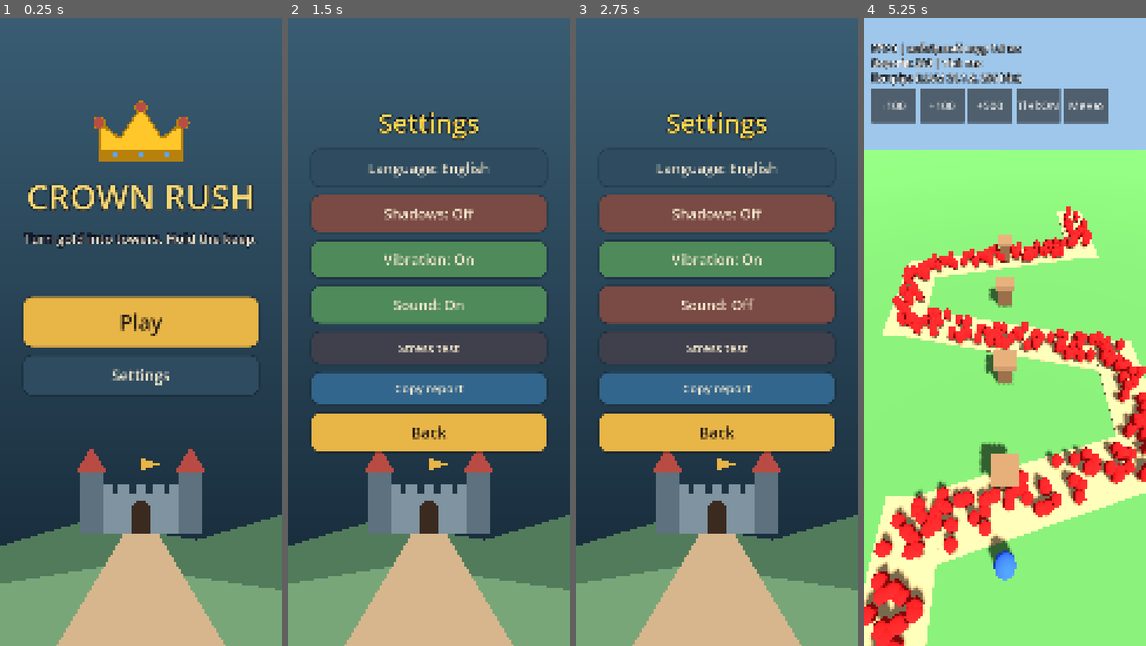
Above: before the commit, frames 1-4 (left to right).
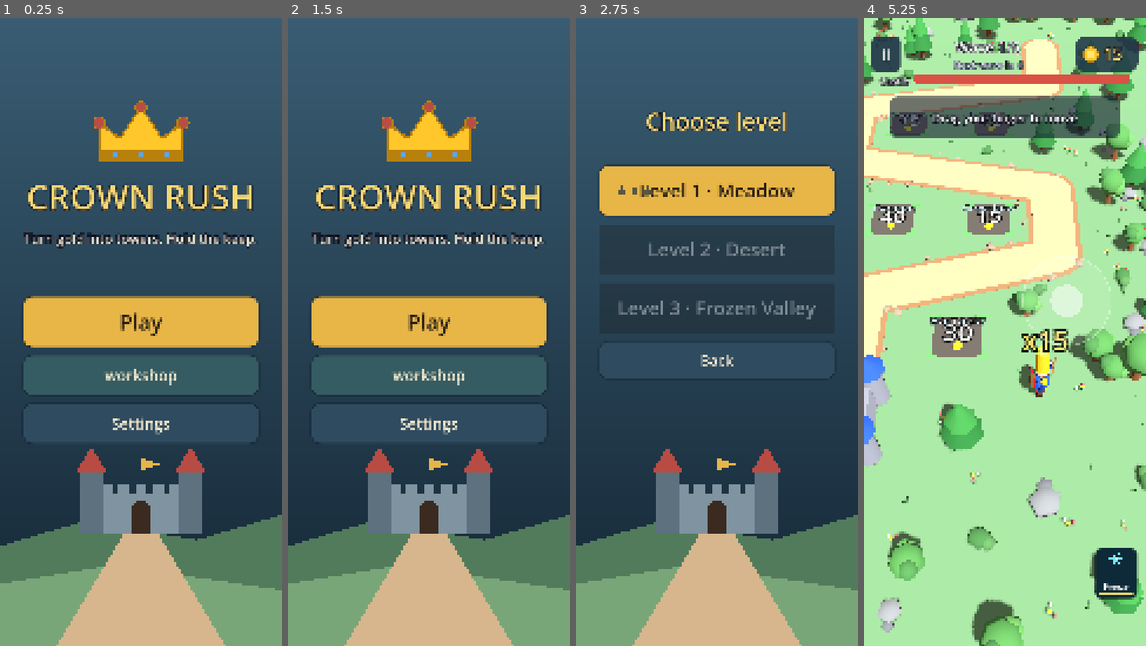
Above: after the commit, the same moments.

Repository: legioner666/Game-
Game: Godot game, scene res://main.tscn
Two runs of this game, one before a commit and one after it. Both use one fixed random seed, a clock stepped at 60 frames per second and the inputs below.
Inputs (mouse positions are in pixels of both pictures, inside the frame that each line leads up to):
- Up to frame 1 (0.25 s): no input
- Up to frame 2 (1.5 s): click (429, 375) at 0.5 s, where only the run after the commit has a clickable "workshop"; click "Shadows: On" (after the commit: "Back") at 1.25 s
- Up to frame 3 (2.75 s): click (717, 319) at 2 s, where only the run after the commit has a clickable "Play"
- Up to frame 4 (5.25 s): click (1005, 187) at 2.75 s, where only the run after the commit has a clickable "Level 1 · Meadow"; click (886, 55) at 3.5 s, where only the run after the commit has a clickable "II"; click (1005, 338) at 4.25 s, where only the run after the commit has a clickable "Restart"; move the mouse to (1067, 300) at 5.02 s; hold Right (ui_right) from 5.03 s (still down); click (1067, 300) at 5.17 s

The runs differ from the first frame. In frame 1, 0.6% of the frame differs, in the area x 36-63%, y 55-67%; in frame 2, 35%; in frame 3, 30%; in frame 4, 98%, in the area x 0-100%, y 0-100%.

Commit message:
feat(ui): add permanent fortress upgrade workshop to main menu

Diff:
--- a/godot/menu.gd
+++ b/godot/menu.gd
@@ -6,6 +6,7 @@
 
 const I18n = preload("res://i18n.gd")
 const Settings = preload("res://settings.gd")
+const Progression = preload("res://progression.gd")
 
 var sfx: Node
 var _root: Control
@@ -173,6 +174,8 @@
 		_build_main(box)
 	elif _page == "levels":
 		_build_levels(box)
+	elif _page == "workshop":
+		_build_workshop(box)
 	else:
 		_build_settings(box)
 
@@ -190,6 +193,9 @@
 	var play := _button(I18n.t("play"), Color("#E8B547"), 190, 82)
 	play.pressed.connect(func(): _go("levels"))
 	box.add_child(play)
+	var workshop := _button(I18n.t("workshop"), Color("#355c62"), 150, 58)
+	workshop.pressed.connect(func(): _go("workshop"))
+	box.add_child(workshop)
 	var st := _button(I18n.t("settings"), Color("#2f4b5f"), 150, 58)
 	st.pressed.connect(func(): _go("settings"))
 	box.add_child(st)
@@ -223,6 +229,38 @@
 	box.add_child(back)
 
 
+func _build_workshop(box: VBoxContainer) -> void:
+	box.add_child(_label(I18n.t("workshop"), 92, Color("#F8D874")))
+	box.add_child(_label(I18n.t("tech_points") % [Progression.available_points(), Progression.earned_points()], 52))
+	box.add_child(_label(I18n.t("tech_help"), 42))
+	var spacer := Control.new()
+	spacer.custom_minimum_size = Vector2(0, 30)
+	box.add_child(spacer)
+	for kind in Progression.KINDS:
+		var current_rank: int = Progression.rank(kind)
+		var next_cost: int = Progression.next_price(kind)
+		var cost_label: String = I18n.t("tech_max") if next_cost == 0 else I18n.t("tech_cost") % next_cost
+		var label_text := "%s  %d/%d · %s" % [I18n.t(kind), current_rank, Progression.MAX_RANK, cost_label]
+		var button := _button(label_text, Color("#386f63") if Progression.can_buy(kind) else Color("#354956"), 140, 44)
+		button.disabled = not Progression.can_buy(kind)
+		var upgrade_kind: String = kind
+		button.pressed.connect(func():
+			if Progression.buy(upgrade_kind):
+				_go("workshop"))
+		box.add_child(button)
+		var percent: int = 6 * current_rank if kind == "crossbow" else (5 * current_rank if kind == "cannon" else 8 * current_rank)
+		box.add_child(_label(I18n.t("tech_" + kind + "_desc") % percent, 39))
+	if Progression.spent_points() > 0:
+		var reset := _button(I18n.t("tech_reset"), Color("#6b4c3d"), 115, 46)
+		reset.pressed.connect(func():
+			Progression.reset()
+			_go("workshop"))
+		box.add_child(reset)
+	var back := _button(I18n.t("back"), Color("#E8B547"), 145, 56)
+	back.pressed.connect(func(): _go("main"))
+	box.add_child(back)
+
+
 func _toggle_row(box: VBoxContainer, key: String, value: bool, setter: Callable) -> void:
 	var text := "%s: %s" % [I18n.t(key), I18n.t("on") if value else I18n.t("off")]
 	var b := _button(text, Color("#4f8a5a") if value else Color("#7a4a44"), 140, 54)
